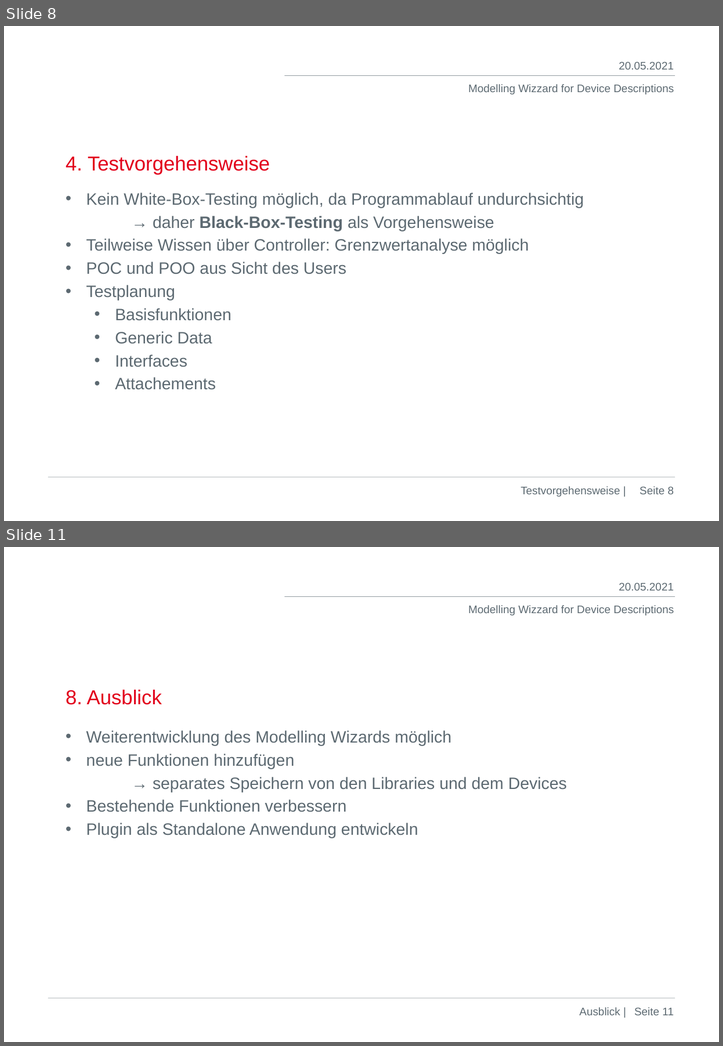
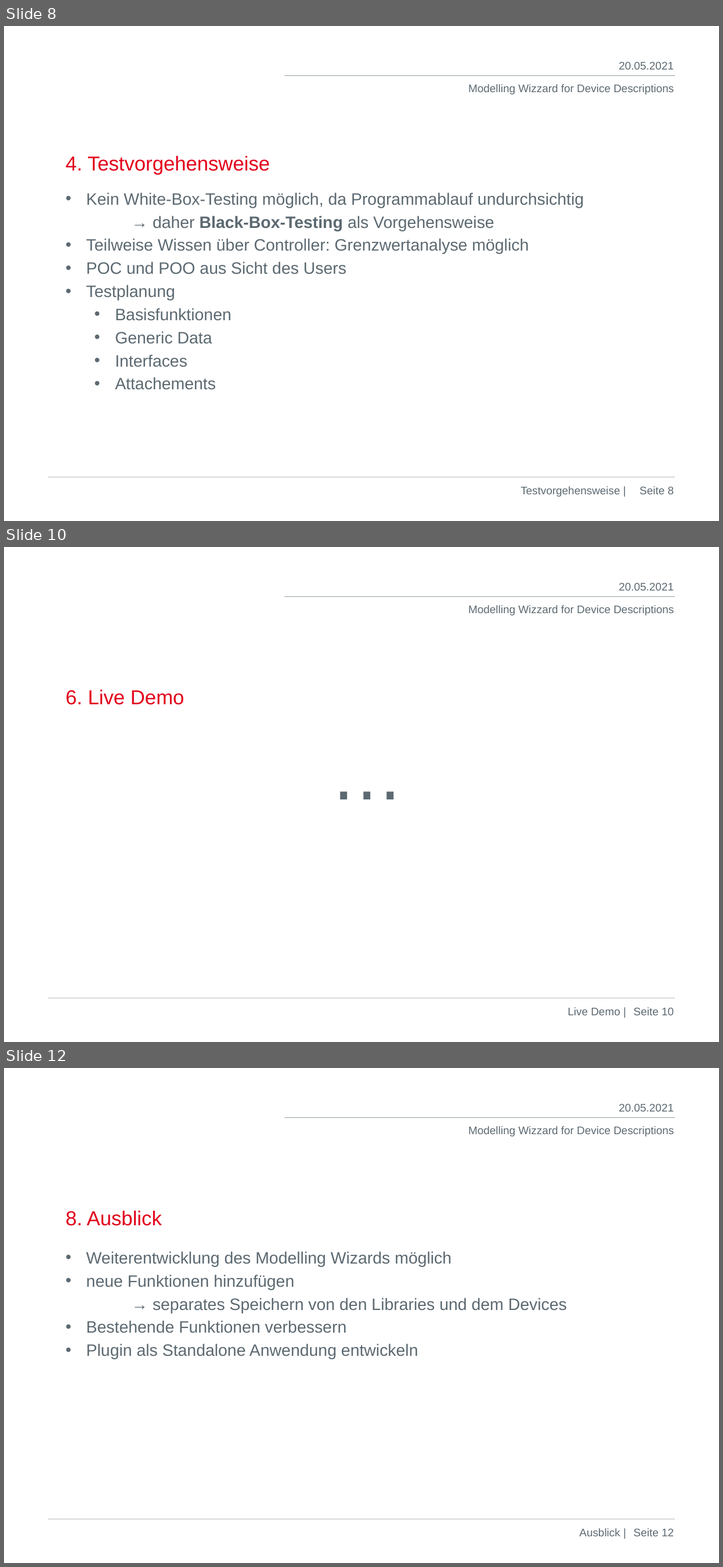
Before and after one commit to DekaAthlos/TINF19C-ModellingWizard, a slide deck: Projektleiter/Prasentation_4.Semester.pptx. Shown one above the other, each under a label of ours: slides 8 and 11 before the commit, slides 8, 10 and 12 after it; the slides between them are not shown. The pictures are 723x1046 and 723x1567 pixels, drawn with LibreOffice and Linux fonts; fonts in the diff are those of the drawing; background and template pictures are left out. Boxes give left, top, right and bottom in pixels: in the first picture for what was removed or moved away, otherwise in the second. Text is boxed around its words. In the diff, an @@ line names an element or a change of style, - is before the commit and + after.

```diff
--- a/Projektleiter/Prasentation_4.Semester.pptx
+++ b/Projektleiter/Prasentation_4.Semester.pptx
@@ slide 10 added at box(4, 547, 719, 1042), background #FFFFFF; not listed: 3 template elements that a slide beside it also shows @@
@@ text added at box(618, 583, 673, 591), 12 pt, text #5C6971 @@
+20.05.2021
@@ title added at box(65, 689, 184, 705), 22 pt, text #E2001A @@
+6. Live Demo
@@ text added at box(59, 723, 674, 987), 80 pt, text #5C6971 @@
+…
@@ text added at box(567, 1007, 619, 1015), 12 pt, text #5C6971 @@
+Live Demo |
@@ page number added at box(633, 1007, 673, 1015), 12 pt, text #5C6971 @@
+Seite 10
@@ what was slide 11 is now slide 12 @@
@@ page number at box(633, 1528, 673, 1536): text changed @@
-Seite 11
+Seite 12
```
Also in this commit, not shown: 6 slides changed, 1 other slide added.
